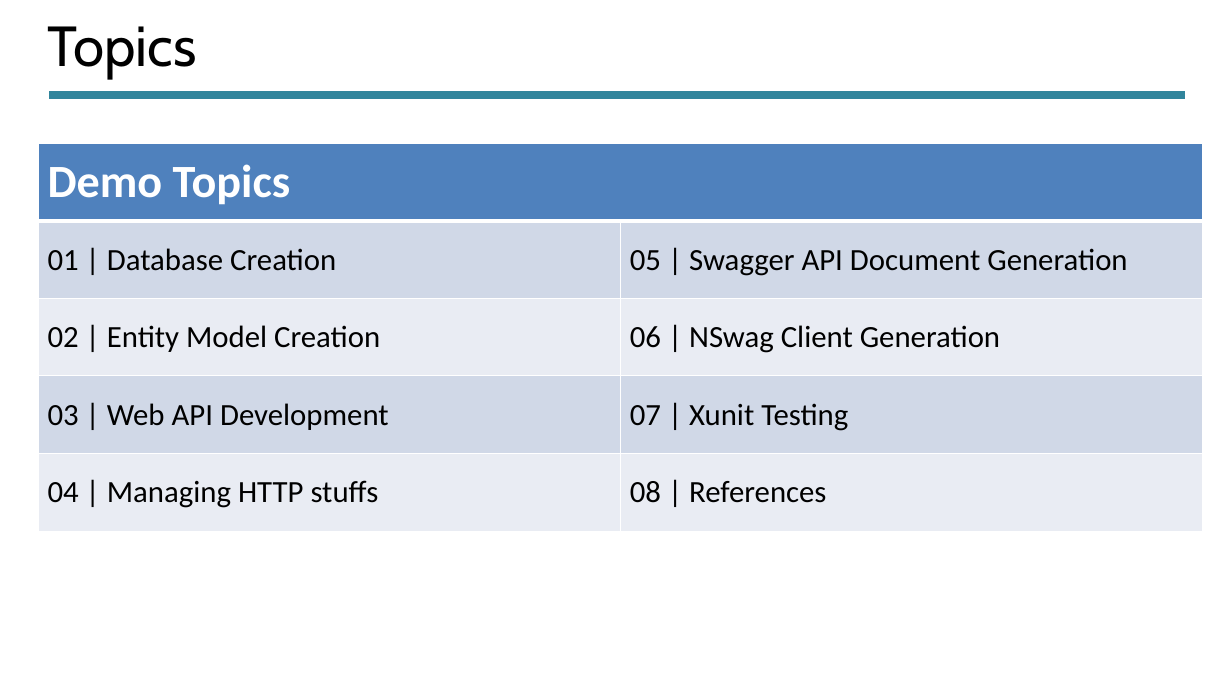
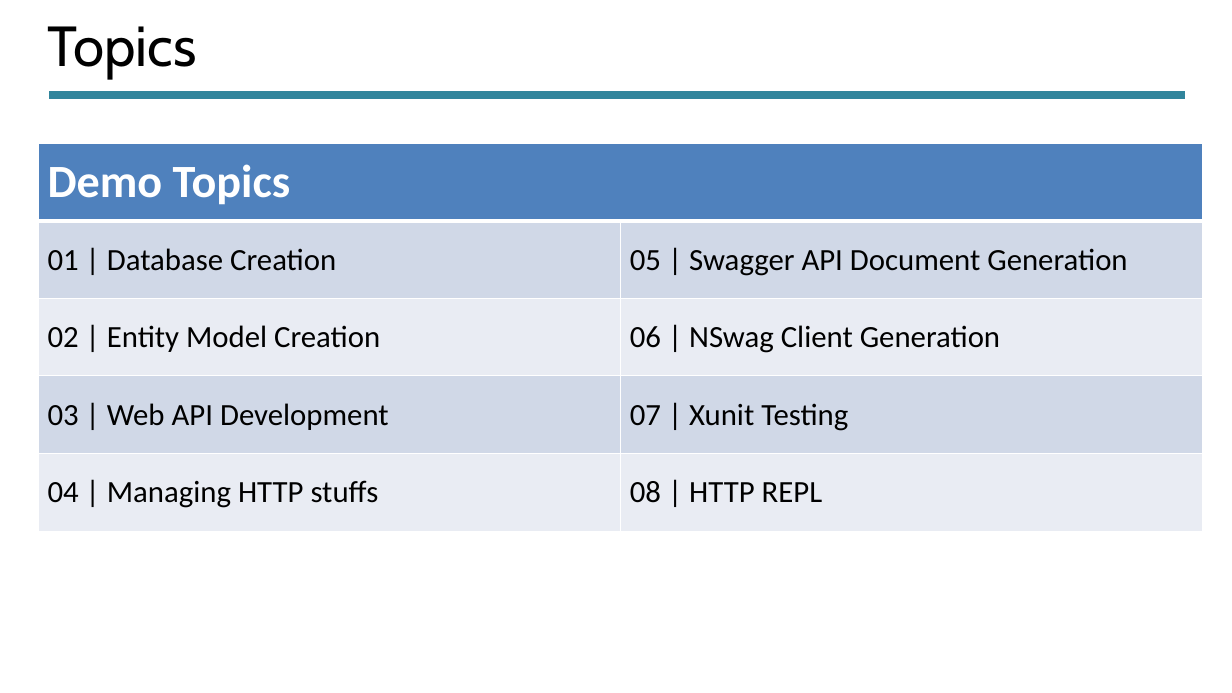
Before and after one commit to vkg-mca/Meetup, a slide deck: slide 3 of End-To-End Rapid API Development With DotNet Core .pptx. Drawn at 1232x693 pixels with LibreOffice and Linux fonts; fonts in the diff are those of the drawing. Boxes give left, top, right and bottom in pixels: in the first picture for what was removed or moved away, otherwise in the second. Text is boxed around its words. In the diff, an @@ line names an element or a change of style, - is before the commit and + after.

```diff
--- a/End-To-End Rapid API Development With DotNet Core .pptx
+++ b/End-To-End Rapid API Development With DotNet Core .pptx
@@ table at (38, 143, 1202, 531) @@
-row 5, column 2: 08 | References
+row 5, column 2: 08 | HTTP REPL
```
Also in this commit, not shown: 6 other slides changed, 5 slides added, 1 slide removed.
